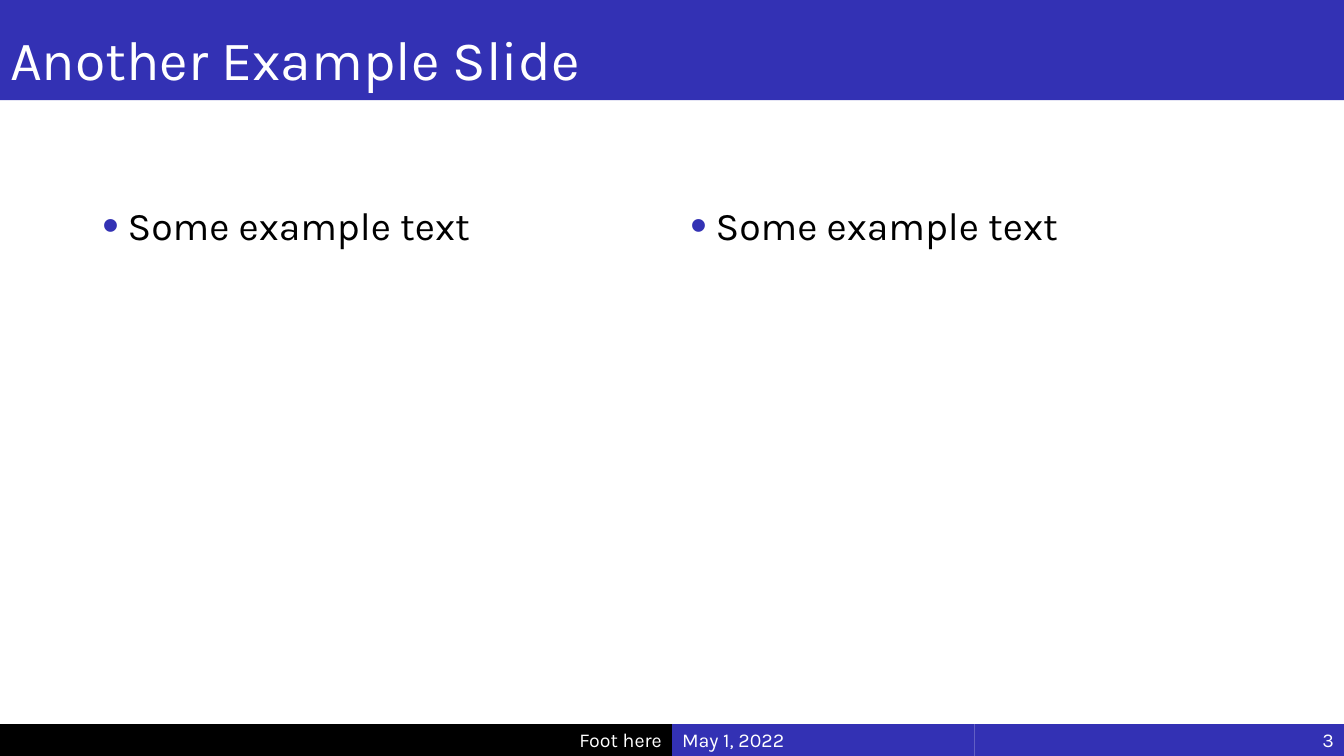
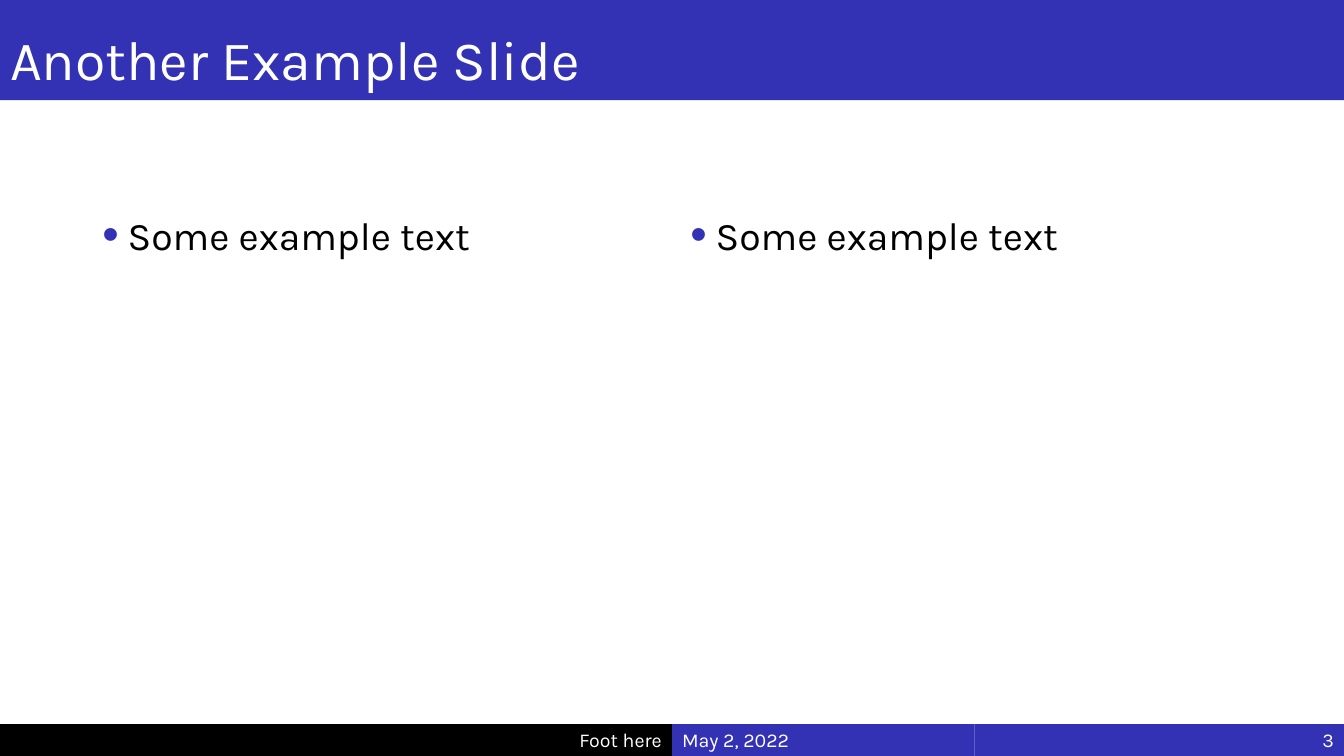
Before and after one commit to sbryngelson/Fake-Beamer, a slide deck: slide 3 of example.pptx. Drawn at 1344x756 pixels with LibreOffice and Linux fonts; fonts in the diff are those of the drawing; background and template pictures are left out. Boxes give left, top, right and bottom in pixels: in the first picture for what was removed or moved away, otherwise in the second. Text is boxed around its words. In the diff, an @@ line names an element or a change of style, - is before the commit and + after.

```diff
--- a/example.pptx
+++ b/example.pptx
@@ text "Some example text" at bbox=[128, 223, 470, 260]: line spacing 0.9 to 1.1; bullet colour #3332B4 to #3331B4 @@
@@ text "Some example text" at bbox=[716, 223, 1058, 260]: line spacing 0.9 to 1.1; bullet colour #3332B4 to #3331B4 @@
@@ text in rectangle at bbox=[682, 734, 789, 752]: text changed @@
-May 1, 2022
+May 2, 2022
```
Also in this commit, not shown: 4 other slides changed, 2 other files.
